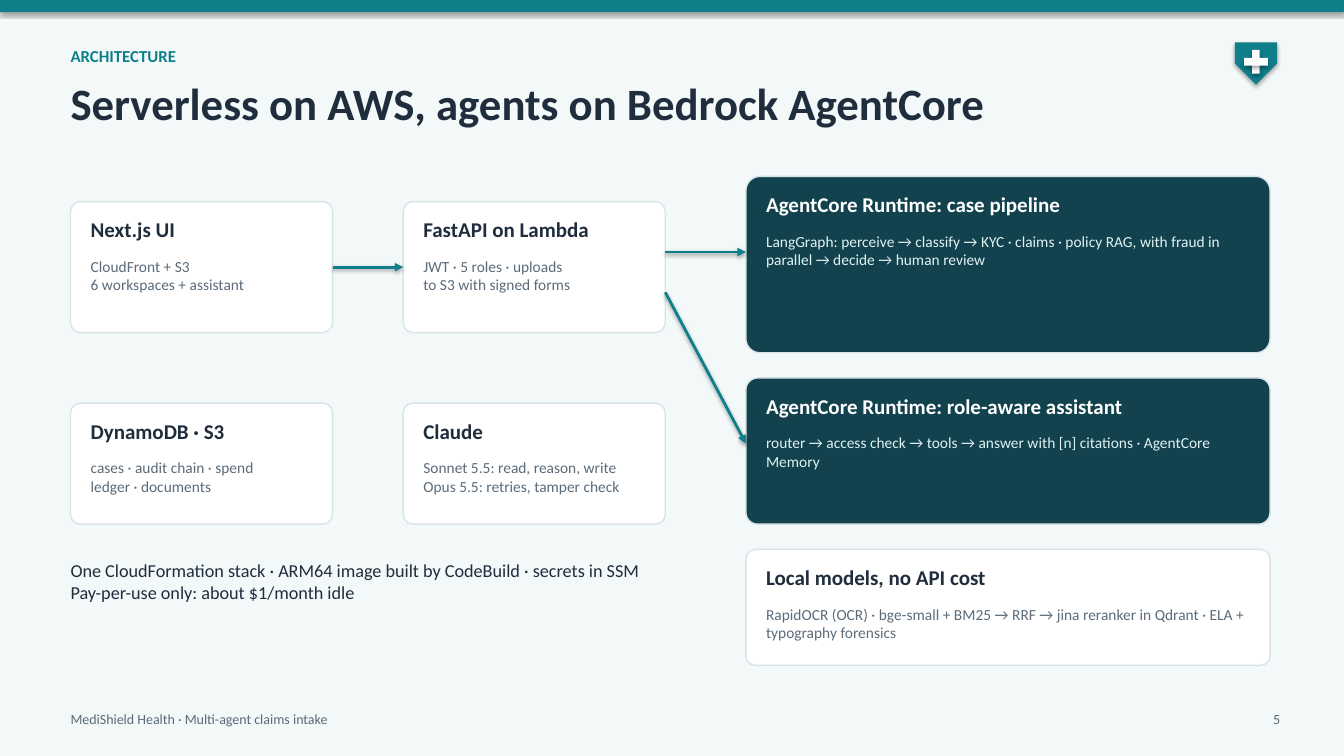
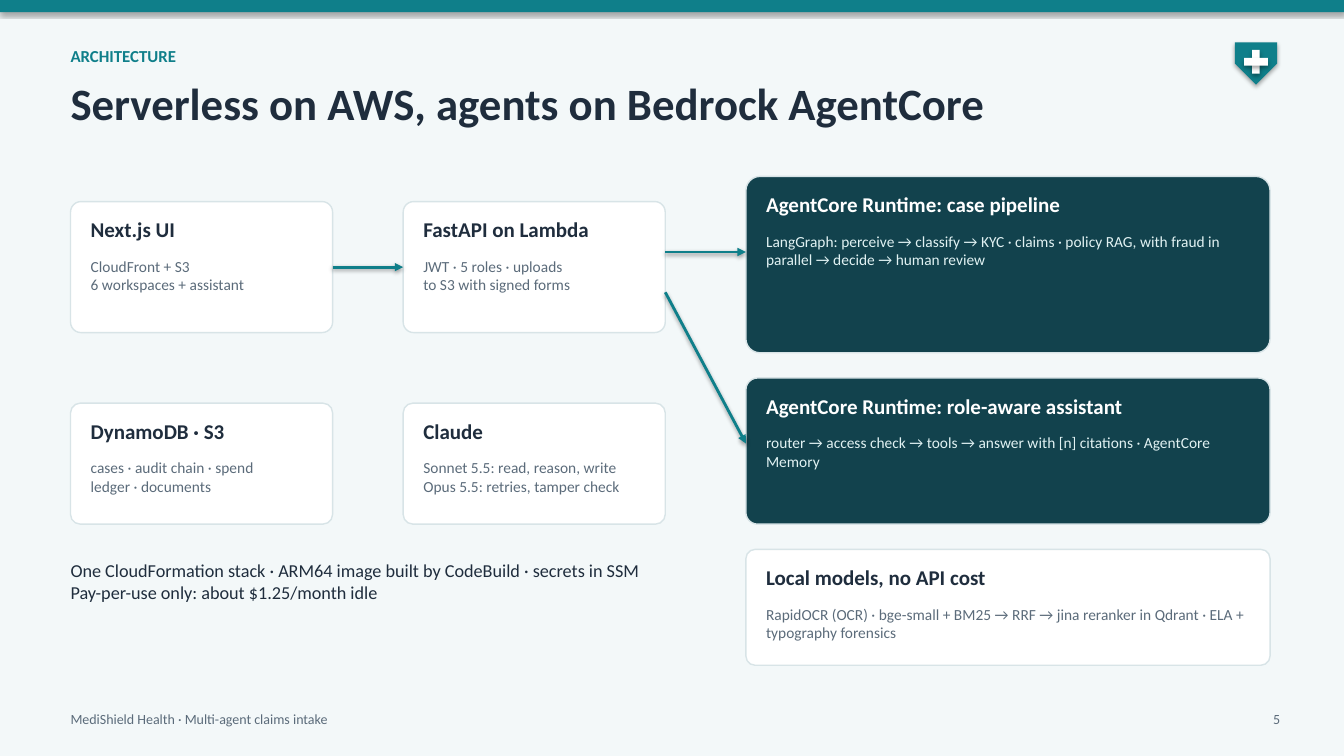
Before and after one commit to raghav010126/Capstone, a slide deck: slide 5 of docs/MediShield_capstone.pptx. Drawn at 1344x756 pixels with LibreOffice and Linux fonts; fonts in the diff are those of the drawing. Boxes give left, top, right and bottom in pixels: in the first picture for what was removed or moved away, otherwise in the second. Text is boxed around its words. In the diff, an @@ line names an element or a change of style, - is before the commit and + after.

Commit message:
Docs and deck: the five new features, idle cost ~$1.25/month, Beyond the brief slide

```diff
--- a/docs/MediShield_capstone.pptx
+++ b/docs/MediShield_capstone.pptx
@@ text at [71,586,377,602]: text changed @@
-Pay-per-use only: about $1/month idle
+Pay-per-use only: about $1.25/month idle
```
Also in this commit, not shown: 2 other slides changed, 1 slide added, 2 other files.
